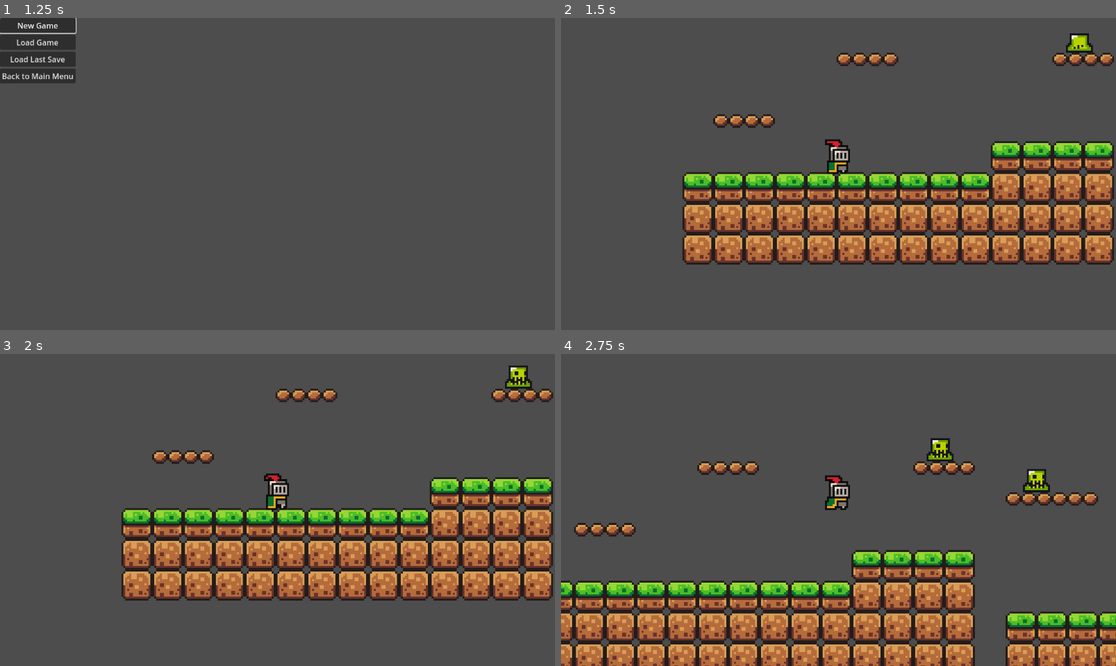
Above: before the commit, frames 1-4 (two rows, left to right).
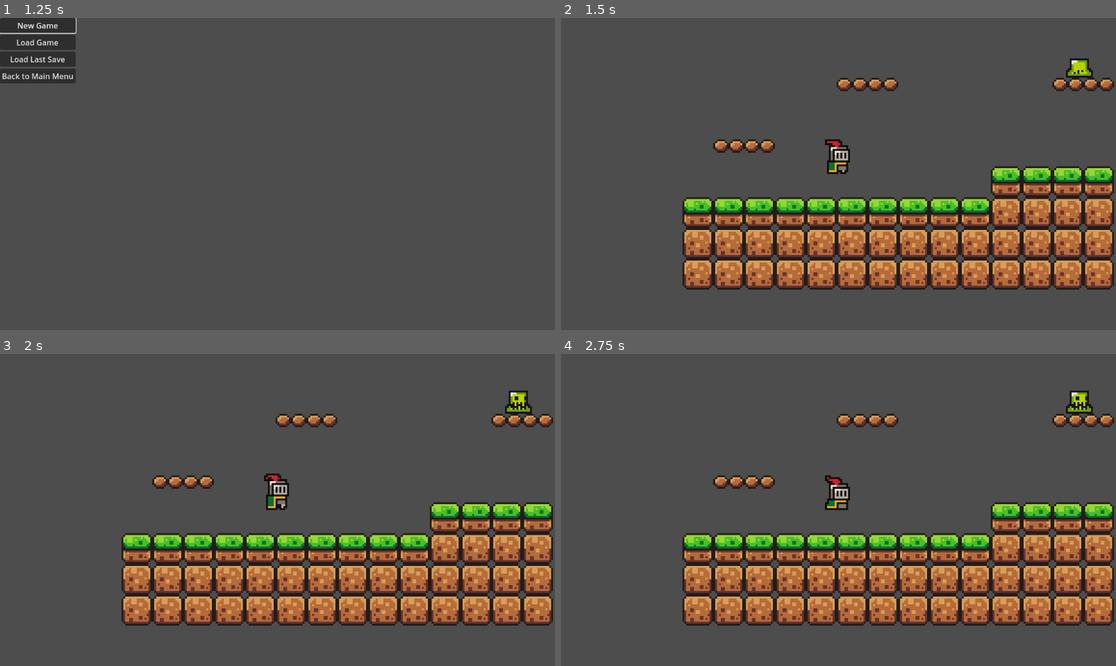
Above: after the commit, the same moments.

Repository: JamesAnderson30/TheDig
Game: Godot game, scene res://main.tscn
The game is run twice, just before and just after one commit, with the same random seed, the same clock (stepped at 60 frames per second) and the same inputs.
Inputs (mouse positions are in pixels of both pictures, inside the frame that each line leads up to):
- Up to frame 1 (1.25 s): click "Start" at 0.5 s
- Up to frame 2 (1.5 s): click "New Game" at 1.25 s
- Up to frame 3 (2 s): no input
- Up to frame 4 (2.75 s): tap Enter (ui_accept) at 2, 2.27, 2.3, 2.57 s; move the mouse to (866, 510) at 2.02 s; hold Right (ui_right) from 2.03 s (still down); click (866, 510) at 2.1 s

Frame 1 is identical in both runs. In frame 2, 28% of the frame differs, in the area x 21-100%, y 4-88%; in frame 3, 28%; in frame 4, 42%, in the area x 0-100%, y 11-100%.
Error after the commit: Invalid call. Nonexistent function 'physics_update' in base 'Node (state.gd)'. (res://Actors/player/player.gd:25)

Commit message:
Attempted to set up state machine type in player section, not in line with TestEnemy section

Diff:
--- /dev/null
+++ b/Actors/player/attack.gd
@@ -0,0 +1,15 @@
+extends "res://Actors/player/statetemplate.gd"
+
+var state_name = "Attacking"
+
+func enter():
+	player.velocity.x = 0
+	player.animated_sprite.play("Attack")
+	await player.animated_sprite.animation_finished
+	player.change_state("Idle")
+
+func exit():
+	pass
+
+func physics_process(_delta):
+	pass
--- /dev/null
+++ b/Actors/player/idle.gd
@@ -0,0 +1,20 @@
+extends "res://Actors/player/statetemplate.gd"
+
+
+var state_name = "Idling"
+
+#enters state..
+func enter():
+	#player.velocity.x = 0
+	player.animated_sprite.play("Idle")
+
+#when it processes stuff..?
+func physics_process(delta):
+	var direction = Input.get_axis("ui_left", "ui_right")
+	if direction != 0:
+		player.change_state("Run")
+	elif Input.is_action_just_pressed("attack"):
+		player.change_state("Attack")
+
+func exit():
+	pass
--- a/Actors/player/player.gd
+++ b/Actors/player/player.gd
@@ -1,83 +1,132 @@
 extends CharacterBody2D
 
-signal debug_signal
+#signal debug_signal
 
-#coyote time variables.
-var coyote_frames = 6
-var coyote = false
-var coyotePermitted = false
+#class_name Player
 
-var is_attacking = false
+@onready
+var current_State = $State
+@onready
+var animated_sprite = $Animations
+
+
+
+func _ready():
+	current_State.set_player(self)
+	current_State.change_state("Idle")
+	ActorRegister.registerNPC(self, ActorRegister.getEntryByName("Player"))
+
+func _unhandled_input(event: InputEvent):
+	current_State.process_input(event)
+#
+func _physics_process(delta:float):
+	if current_State:
+
+		var next_state_name: String = current_State.physics_update(delta)
+
+
+		if next_state_name != "":
+			print("next state: ", next_state_name)
+			# Convert string back to enum to call change_State
+			match next_state_name:
+				"Idling": change_state(next_state_name)
+				"Running": change_state(next_state_name)
+				"Attacking": change_state(next_state_name)
+				"Falling": change_state(next_state_name)
+				"Jumping": change_state(next_state_name)
+				"Damaged": change_state(next_state_name)
+				_: printerr(name, ": State ", current_State.state_name, " requested unknown next state '", next_state_name, "'")
+
+	#current_State.process_physics(delta)
+	if not is_on_floor():
+		velocity += get_gravity() * delta
+#
+#func _process(delta: float):
+	#current_State.process_frame(delta)
+
+func change_state(new_state: String):
+	current_State.change_state(new_state)
 
 
 
 
-const SPEED = 130.0 #could adjust for a sprint or w/e
-const JUMP_VELOCITY = -300.0
-var jumping = false
 
-func _ready() -> void:
-	$CoyoteTimer.wait_time = coyote_frames / 60.0
-
-	ActorRegister.registerNPC(self, ActorRegister.getEntryByName("Player"))
-
-func _input(event: InputEvent) -> void:
-	if event.is_action_pressed("ui_cancel") and Input.mouse_mode == Input.MOUSE_MODE_CAPTURED:
-		Input.mouse_mode = Input.MOUSE_MODE_VISIBLE
-
-func _physics_process(delta):
-	# Add the gravity so don't float
-	if not is_on_floor():
-		velocity += get_gravity() * delta
-
-	# Handle jumpies
-	if Input.is_action_just_pressed("ui_accept") and (is_on_floor() or coyote):
-		#$AnimatedSprite2D.play("Jump")
-		velocity.y = JUMP_VELOCITY
-		jumping = true
-
-	# Pressing 'G' lets you manually trigger things for testing
-	if Input.is_action_just_pressed("debug_action"):
-		ActorRegister.dumpNpcRegistry()
-
-	if Input.is_action_just_pressed("attack") and not is_attacking:
-		is_attacking = true
-		print("attacked!")
-		$AnimatedSprite2D.play("Attack")
-		velocity.x = move_toward(velocity.x, 0, SPEED * 0.5)
-		#Optional - can have a 'stop moving' or a slow down (as it is now)
-
-
-
-	# Get the input direction and handle the movement/deceleration.
-	# prolly replace UI default actions with our own custom ones..
-	# add new animation sprite thingy? must research.
-	var direction = Input.get_axis("ui_left", "ui_right")
-
-	if not is_attacking:
-		if direction:
-			velocity.x = direction * SPEED
-			$AnimatedSprite2D.flip_h = direction < 0
-
-			if(direction != 0) and is_on_floor() and $AnimatedSprite2D.animation != "Run":
-				$AnimatedSprite2D.play("Run")
-
-		else:
-			velocity.x = move_toward(velocity.x, 0, SPEED)
-			if (direction == 0) and is_on_floor() and $AnimatedSprite2D.animation != "Idle" and $AnimatedSprite2D.animation != "Attack":
-				$AnimatedSprite2D.play("Idle")
-
-	move_and_slide()
-	coyotePermitted = is_on_floor()
-	if is_on_floor() and coyotePermitted and jumping:
-		coyote = true
-		$CoyoteTimer.start()
-
-func _on_coyote_timer_timeout():
-	coyote = false
-
-#this function is for when any animation ends now..
-func _on_AnimatedSprite2D_animation_finished():
-	if $AnimatedSprite2D.animation == "Attack":
-		is_attacking = false
-		$AnimatedSprite2D.play("Idle")
+##past this is working code, just not within state machine
+#var coyote_frames = 6
+#var coyote = false
+#var coyotePermitted = false
+#
+#var is_attacking = false
+#
+#
+#
+#
+#const SPEED = 130.0 #could adjust for a sprint or w/e
+#const JUMP_VELOCITY = -300.0
+#var jumping = false
+#
+#func _ready() -> void:
+	#$CoyoteTimer.wait_time = coyote_frames / 60.0
+	#
+	#ActorRegister.registerNPC(self, ActorRegister.getEntryByName("Player"))
+#
+#func _input(event: InputEvent) -> void:
+	#if event.is_action_pressed("ui_cancel") and Input.mouse_mode == Input.MOUSE_MODE_CAPTURED:
+		#Input.mouse_mode = Input.MOUSE_MODE_VISIBLE
+#
+#func _physics_process(delta):
+	## Add the gravity so don't float
+	#if not is_on_floor():
+		#velocity += get_gravity() * delta
+#
+	## Handle jumpies
+	#if Input.is_action_just_pressed("ui_accept") and (is_on_floor() or coyote):
+		##$AnimatedSprite2D.play("Jump")
+		#velocity.y = JUMP_VELOCITY
+		#jumping = true
+		#
+	## Pressing 'G' lets you manually trigger things for testing
+	#if Input.is_action_just_pressed("debug_action"):
+		#ActorRegister.dumpNpcRegistry()
+#
+	#if Input.is_action_just_pressed("attack") and not is_attacking:
+		#is_attacking = true
+		#print("attacked!")
+		#$AnimatedSprite2D.play("Attack")
+		#velocity.x = move_toward(velocity.x, 0, SPEED * 0.5)
+		##Optional - can have a 'stop moving' or a slow down (as it is now)
+		#
+		#
+	#
+	## Get the input direction and handle the movement/deceleration.
+	## prolly replace UI default actions with our own custom ones..
+	## add new animation sprite thingy? must research.
+	#var direction = Input.get_axis("ui_left", "ui_right")
+	#
+	#if not is_attacking:
+		#if direction:
+			#velocity.x = direction * SPEED
+			#$AnimatedSprite2D.flip_h = direction < 0
+		#
+			#if(direction != 0) and is_on_floor() and $AnimatedSprite2D.animation != "Run":
+				#$AnimatedSprite2D.play("Run")
+#
+		#else:
+			#velocity.x = move_toward(velocity.x, 0, SPEED)
+			#if (direction == 0) and is_on_floor() and $AnimatedSprite2D.animation != "Idle" and $AnimatedSprite2D.animation != "Attack":
+				#$AnimatedSprite2D.play("Idle")
+#
+	#move_and_slide()
+	#coyotePermitted = is_on_floor()
+	#if is_on_floor() and coyotePermitted and jumping:
+		#coyote = true
+		#$CoyoteTimer.start()
+#
+#func _on_coyote_timer_timeout():
+	#coyote = false
+#
+##this function is for when any animation ends now..
+#func _on_AnimatedSprite2D_animation_finished():
+	#if $AnimatedSprite2D.animation == "Attack":
+		#is_attacking = false
+		#$AnimatedSprite2D.play("Idle")
--- a/Actors/player/player.tscn
+++ b/Actors/player/player.tscn
@@ -1,8 +1,12 @@
-[gd_scene load_steps=35 format=3 uid="uid://igi0wd7rrfsy"]
+[gd_scene load_steps=39 format=3 uid="uid://igi0wd7rrfsy"]
 
 [ext_resource type="Script" uid="uid://5nwxd2ankmsu" path="res://Actors/player/player.gd" id="1_q3noh"]
 [ext_resource type="Texture2D" uid="uid://cys1ec4gn5qxr" path="res://PlaceholderAssets(Brackeys)/sprites/knight.png" id="1_sor1j"]
 [ext_resource type="Texture2D" uid="uid://c0botr5mptvyj" path="res://PlaceholderAssets(Brackeys)/sprites/knight_attack.png" id="2_vej48"]
+[ext_resource type="Script" uid="uid://dtl2bhmd45mk0" path="res://Actors/player/state.gd" id="4_xr1t5"]
+[ext_resource type="Script" uid="uid://buhfajl6j1axv" path="res://Actors/player/idle.gd" id="5_6cu2y"]
+[ext_resource type="Script" uid="uid://btb00f5v21xio" path="res://Actors/player/run.gd" id="6_6cu2y"]
+[ext_resource type="Script" uid="uid://bh22qokkbe1oy" path="res://Actors/player/attack.gd" id="7_qgis1"]
 
 [sub_resource type="AtlasTexture" id="AtlasTexture_3sfd7"]
 atlas = ExtResource("1_sor1j")
@@ -249,18 +253,36 @@
 [node name="Player" type="CharacterBody2D"]
 script = ExtResource("1_q3noh")
 
-[node name="AnimatedSprite2D" type="AnimatedSprite2D" parent="."]
+[node name="Animations" type="AnimatedSprite2D" parent="."]
 texture_filter = 1
 position = Vector2(0, -12)
 sprite_frames = SubResource("SpriteFrames_4bcxw")
 animation = &"Run"
 autoplay = "Idle"
 
-[node name="CollisionShape2D" type="CollisionShape2D" parent="."]
+[node name="Hitbox" type="CollisionShape2D" parent="."]
 position = Vector2(0, -7)
 shape = SubResource("CapsuleShape2D_1c8hm")
 
 [node name="CoyoteTimer" type="Timer" parent="."]
 one_shot = true
 
-[connection signal="animation_finished" from="AnimatedSprite2D" to="." method="_on_AnimatedSprite2D_animation_finished"]
+[node name="State" type="Node" parent="."]
+script = ExtResource("4_xr1t5")
+
+[node name="Idle" type="Node" parent="State"]
+script = ExtResource("5_6cu2y")
+
+[node name="Run" type="Node" parent="State"]
+script = ExtResource("6_6cu2y")
+
+[node name="Attack" type="Node" parent="State"]
+script = ExtResource("7_qgis1")
+
+[node name="Jump" type="Node" parent="State"]
+
+[node name="Damaged" type="Node" parent="State"]
+
+[node name="Falling" type="Node" parent="State"]
+
+[connection signal="animation_finished" from="Animations" to="." method="_on_AnimatedSprite2D_animation_finished"]
--- /dev/null
+++ b/Actors/player/run.gd
@@ -0,0 +1,24 @@
+extends "res://Actors/player/statetemplate.gd"
+
+var state_name = "Running"
+
+const SPEED = 130 #adjustable for sprint or w/e
+
+
+func enter():
+	player.animated_sprite.play("Run")
+
+func exit():
+	pass
+
+func physics_process(_delta):
+	var direction = Input.get_axis("ui_left", "ui_right")
+	if direction == 0:
+		player.change_state("Idle")
+		return
+	player.velocity.x = direction * SPEED
+	player.animated_sprite.flip_h = direction < 0
+	player.move_and_slide()
+
+	if Input.is_action_just_pressed("attack"):
+		player.change_state("Attack")
--- /dev/null
+++ b/Actors/player/state.gd
@@ -0,0 +1,37 @@
+extends Node
+
+#defining variables
+
+var player = null
+var current_state = null
+
+#this function takes the data
+func set_player(player_Ref):
+	player = player_Ref
+	for child in get_children():
+		if "player" in child:
+			child.player = player
+
+func change_state(state_name: String):
+	if current_state:
+		current_state.exit()
+	current_state = get_node(state_name)
+	current_state.enter()
+
+
+
+
+func process_input(event):
+	print("Input recieved..")
+	if event.is_action_pressed("ui_cancel") and Input.mouse_mode == Input.MOUSE_MODE_CAPTURED:
+		Input.mouse_mode = Input.MOUSE_MODE_VISIBLE
+
+
+# Called when the node enters the scene tree for the first time.
+func _ready():
+	pass # Replace with function body.
+
+
+# Called every frame. 'delta' is the elapsed time since the previous frame.
+func _process(delta):
+	pass
--- /dev/null
+++ b/Actors/player/statetemplate.gd
@@ -0,0 +1,12 @@
+extends Node
+
+var player = null
+
+func enter():
+	pass
+
+func exit():
+	pass
+
+func physics_process(_delta):
+	pass
Not shown, added: Actors/player/attack.gd.uid
Not shown, added: Actors/player/idle.gd.uid
Not shown, added: Actors/player/run.gd.uid
Not shown, added: Actors/player/state.gd.uid
Not shown, added: Actors/player/statetemplate.gd.uid
